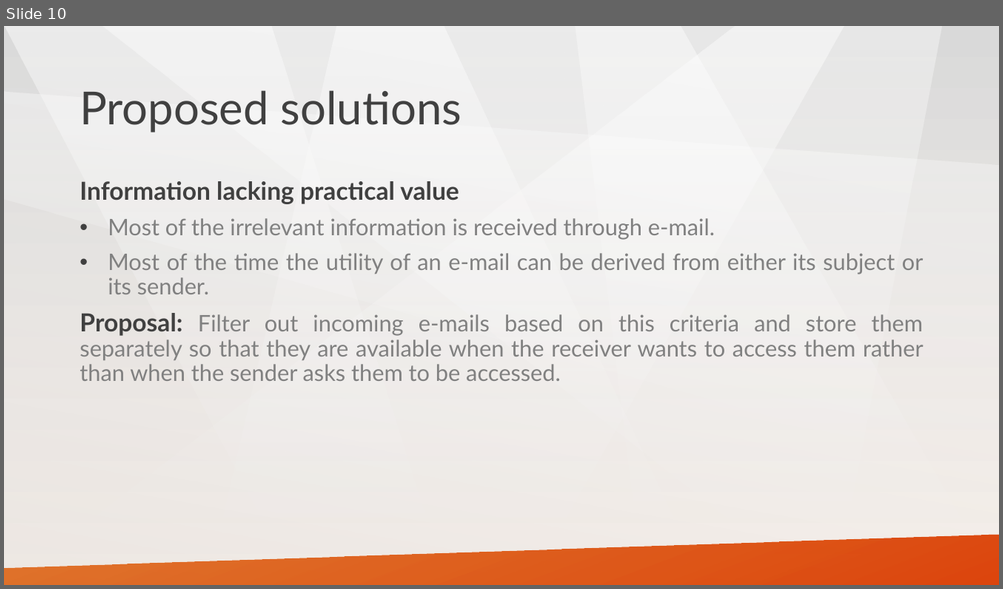
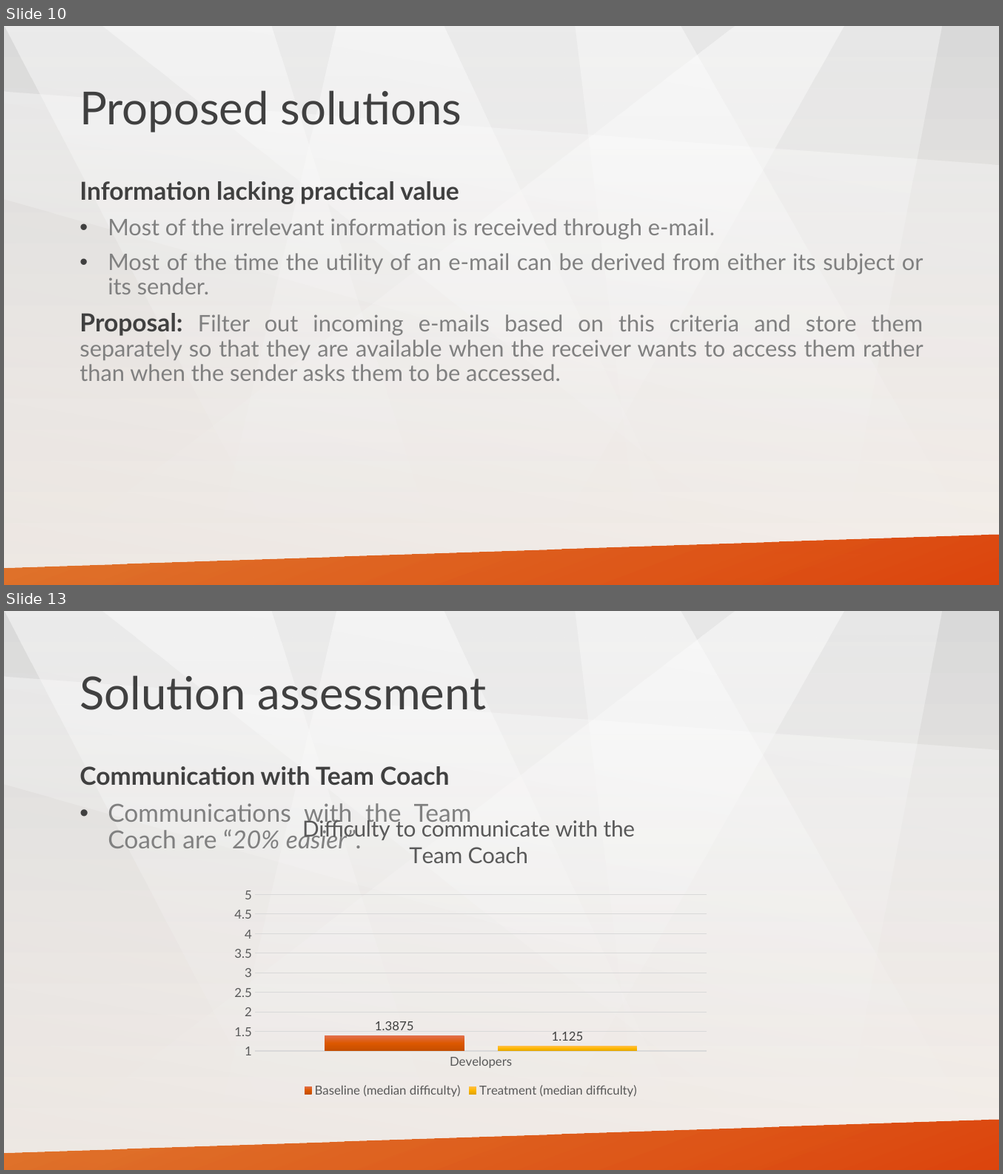
Before and after one commit to stoyicker/thesis-tex, a slide deck: Presentation material/ericsson_presentation.pptx. Shown one above the other, each under a label of ours: slide 10 before the commit, slides 10 and 13 after it; the slides between them are not shown. The pictures are 1003x589 and 1003x1174 pixels, drawn with LibreOffice and Linux fonts; fonts in the diff are those of the drawing. Boxes give left, top, right and bottom in pixels: in the first picture for what was removed or moved away, otherwise in the second. Text is boxed around its words. In the diff, an @@ line names an element or a change of style, - is before the commit and + after.

```diff
--- a/Presentation material/ericsson_presentation.pptx
+++ b/Presentation material/ericsson_presentation.pptx
@@ slide 13 added at bbox=[4, 611, 999, 1170], background gradient #D9D9D9 to #FCF5EF; not listed: 8 template elements that a slide beside it also shows @@
@@ title added at bbox=[79, 675, 486, 710], 44 pt, text #404040 @@
+Solution assessment
@@ text added at bbox=[79, 766, 472, 849], 24 pt, text #808080 @@
+Communication with Team Coach
+• Communications with the Team Coach are “20% easier”.
@@ column chart added at bbox=[225, 806, 717, 1101] @@
+title "Difficulty to communicate with the Team Coach "
+categories: Developers
+Baseline (median difficulty): 1.3875
+Treatment (median difficulty): 1.125
```
Also in this commit, not shown: 4 slides changed, 4 other slides added, 1 other file.
